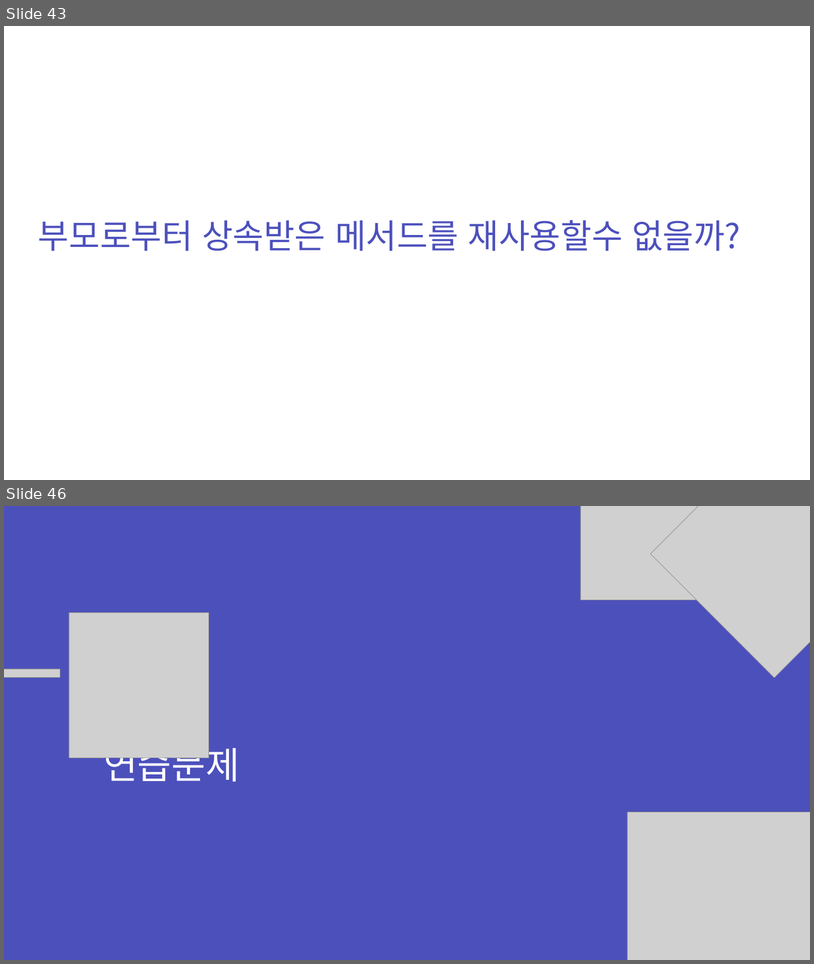
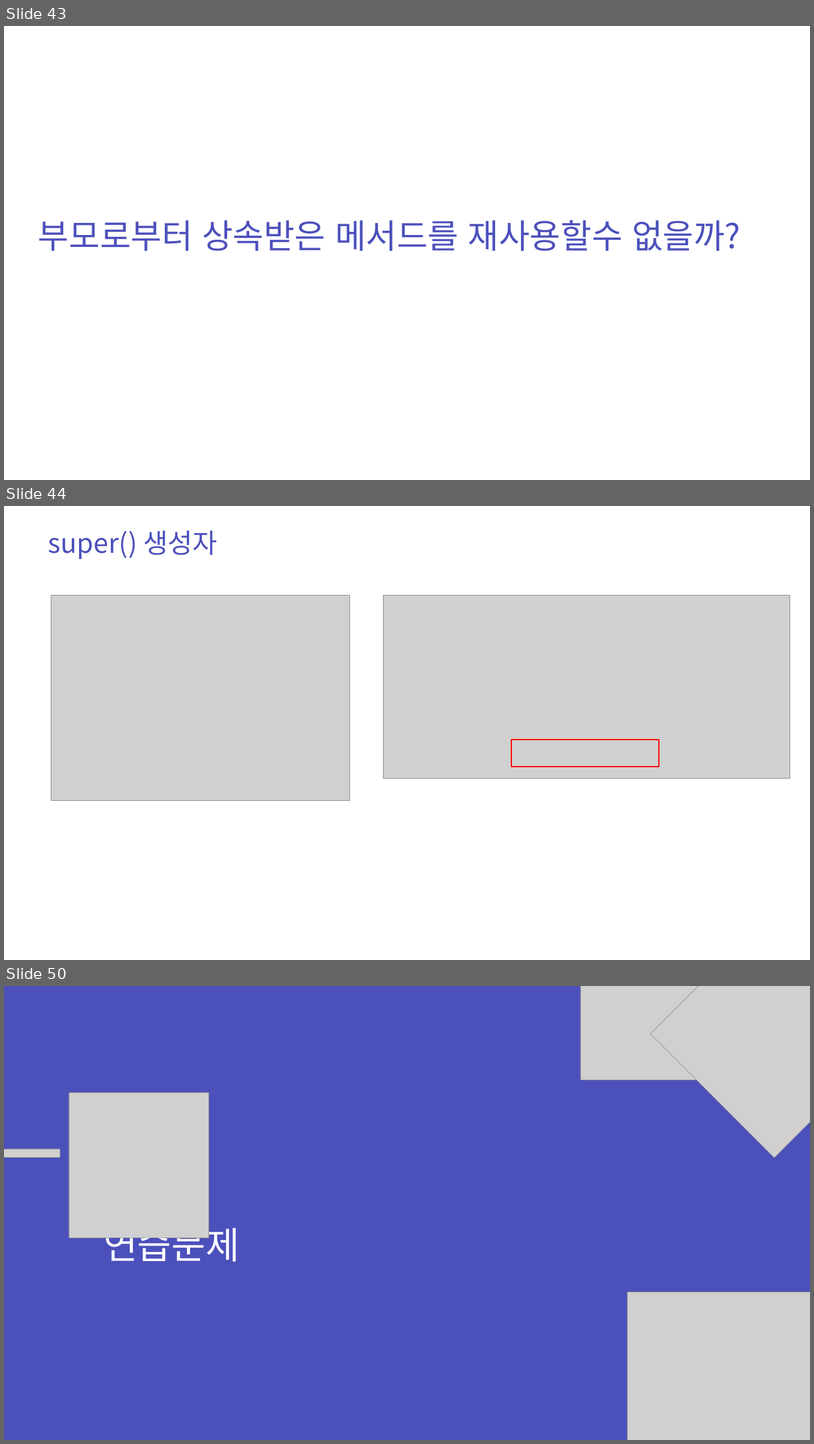
Before and after one commit to zest132/JavaLecture, a slide deck: JavaLecture/LectureFile/java 9강.pptx. Shown one above the other, each under a label of ours: slides 43 and 46 before the commit, slides 43, 44 and 50 after it; the slides between them are not shown. The pictures are 814x964 and 814x1444 pixels, drawn with LibreOffice and Linux fonts; fonts in the diff are those of the drawing; grey boxes stand for pictures. Boxes give left, top, right and bottom in pixels: in the first picture for what was removed or moved away, otherwise in the second. Text is boxed around its words. In the diff, an @@ line names an element or a change of style, - is before the commit and + after.

```diff
--- a/JavaLecture/LectureFile/java 9강.pptx
+++ b/JavaLecture/LectureFile/java 9강.pptx
@@ slide 44 added at [4, 506, 810, 960], background #FFFFFF @@
@@ text added at [48, 531, 218, 559], 48 pt, text #4C50BC @@
+super() 생성자
@@ picture added at [51, 595, 350, 800] @@
@@ picture added at [384, 595, 790, 778] @@
@@ rectangle added at [511, 739, 659, 766], outline #FF0000 2 pt @@
@@ what was slide 46 is now slide 50 @@
```
Also in this commit, not shown: 2 slides changed, 7 other slides added, 4 slides removed, 3 other files.
